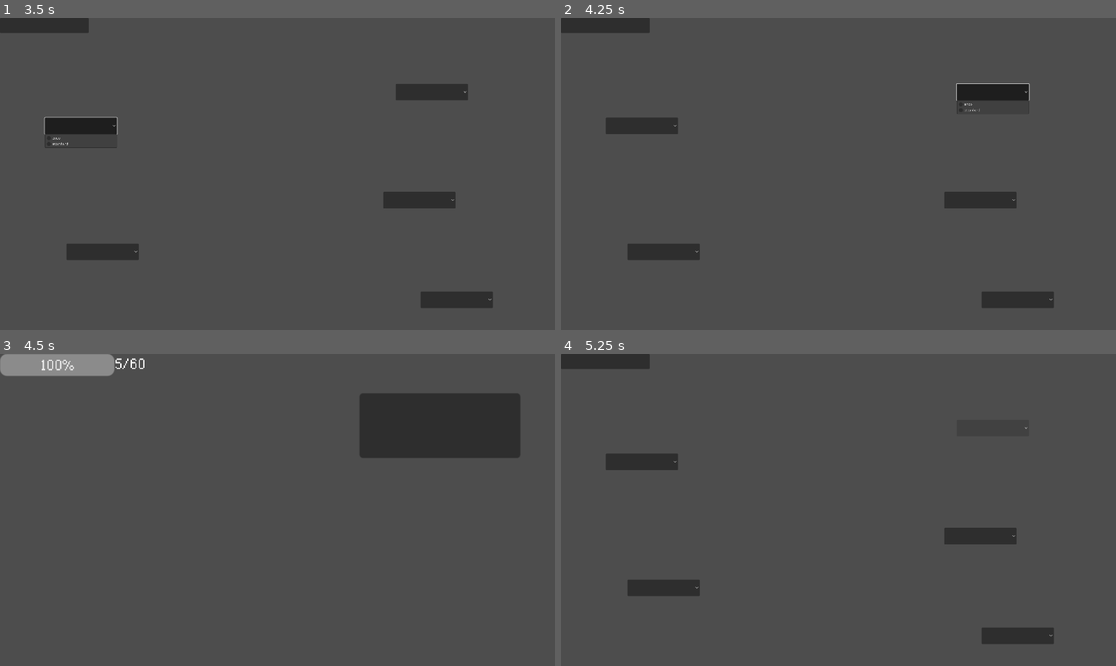
Above: before the commit, frames 1-4 (two rows, left to right).
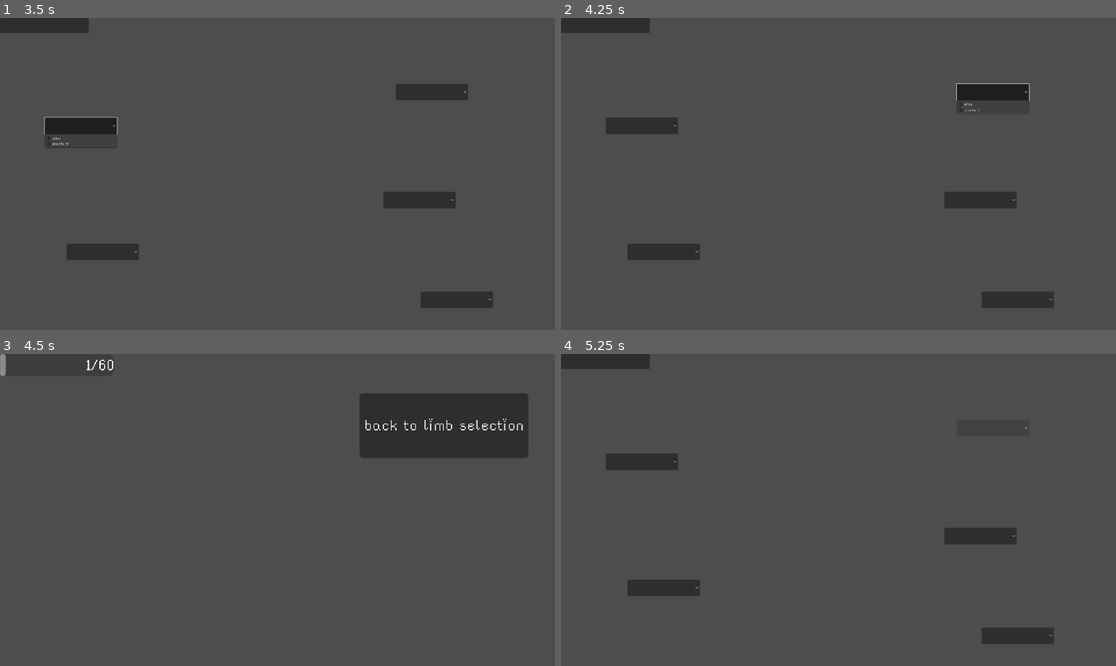
Above: after the commit, the same moments.

Repository: flowerFawn/Robot_game
Game: Godot game, scene res://limb_menu.tscn
Same seed, same stepped clock (60 frames per second), same inputs: the game is played once before the commit and once after it.
Inputs (mouse positions are in pixels of both pictures, inside the frame that each line leads up to; where the layout moved, square brackets give the same spot in the first picture):
- Up to frame 1 (3.5 s): click (99, 252) at 0.5 s; click (455, 298) at 1.25 s; click (421, 198) at 2 s; click (83, 127) at 2.75 s
- Up to frame 2 (4.25 s): click (993, 92) at 3.5 s
- Up to frame 3 (4.5 s): click (44, 360) at 4.25 s
- Up to frame 4 (5.25 s): click (1005, 425) [999, 425] at 5 s

Frames 1-2 are identical in both runs. In frame 3, 2.0% of the frame differs, in the area x 0-96%, y 0-34%; in frame 4, nothing differs.

Commit message:
HP bar works

Diff:
--- a/main_player_ui.tscn
+++ b/main_player_ui.tscn
@@ -21,6 +21,8 @@
 offset_bottom = 90.0
 size_flags_horizontal = 4
 size_flags_vertical = 4
+theme = ExtResource("3_cmsfi")
+text = "back to limb selection"
 script = ExtResource("1_45fv6")
 link_to = "res://limb_menu.tscn"
 
@@ -30,13 +32,20 @@
 offset_bottom = 19.0
 size_flags_vertical = 4
 theme = ExtResource("3_cmsfi")
+show_percentage = false
 
-[node name="HPLabel" type="Label" parent="."]
-layout_mode = 0
-offset_left = 99.0
-offset_top = 1.0
-offset_right = 151.0
-offset_bottom = 24.0
+[node name="HPLabel" type="Label" parent="HPBar"]
+layout_mode = 1
+anchors_preset = 6
+anchor_left = 1.0
+anchor_top = 0.5
+anchor_right = 1.0
+anchor_bottom = 0.5
+offset_left = -1.0
+offset_top = -7.5
+offset_bottom = 7.5
+grow_horizontal = 0
+grow_vertical = 2
 theme = ExtResource("3_cmsfi")
 
 [connection signal="pressed" from="Button" to="Button" method="_on_pressed"]
--- a/player_UI.gd
+++ b/player_UI.gd
@@ -3,11 +3,12 @@
 const hp_preset = "%s/%s"
 # Called when the node enters the scene tree for the first time.
 func _ready():
-	$HPBar.max_value = Player_Stats.player_total_hp
-	$HPBar.value = Player_Stats.player_total_hp
-
+	pass
 
 # Called every frame. 'delta' is the elapsed time since the previous frame.
 func _process(delta):
 	$HPBar.value = Player_Stats.player_current_hp
-	$HPLabel.text = hp_preset % [Player_Stats.player_current_hp, Player_Stats.player_total_hp]
+	get_node("HPBar/HPLabel").text = hp_preset % [Player_Stats.player_current_hp, Player_Stats.player_total_hp]
+
+func set_max():
+	$HPBar.max_value = Player_Stats.player_total_hp
--- a/player_scripts/player_main.gd
+++ b/player_scripts/player_main.gd
@@ -10,7 +10,8 @@
 func _ready():
 	Player_Stats.player_current_hp = total_hp
 	Player_Stats.player_total_hp = total_hp
-	Player_Stats.player_current_hp = 5
+	Player_Stats.player_current_hp = 1
+	get_node("UIControl/HPBar")
 	player_state = "walking"
 	current_forces = Vector2(0, 10)
 
